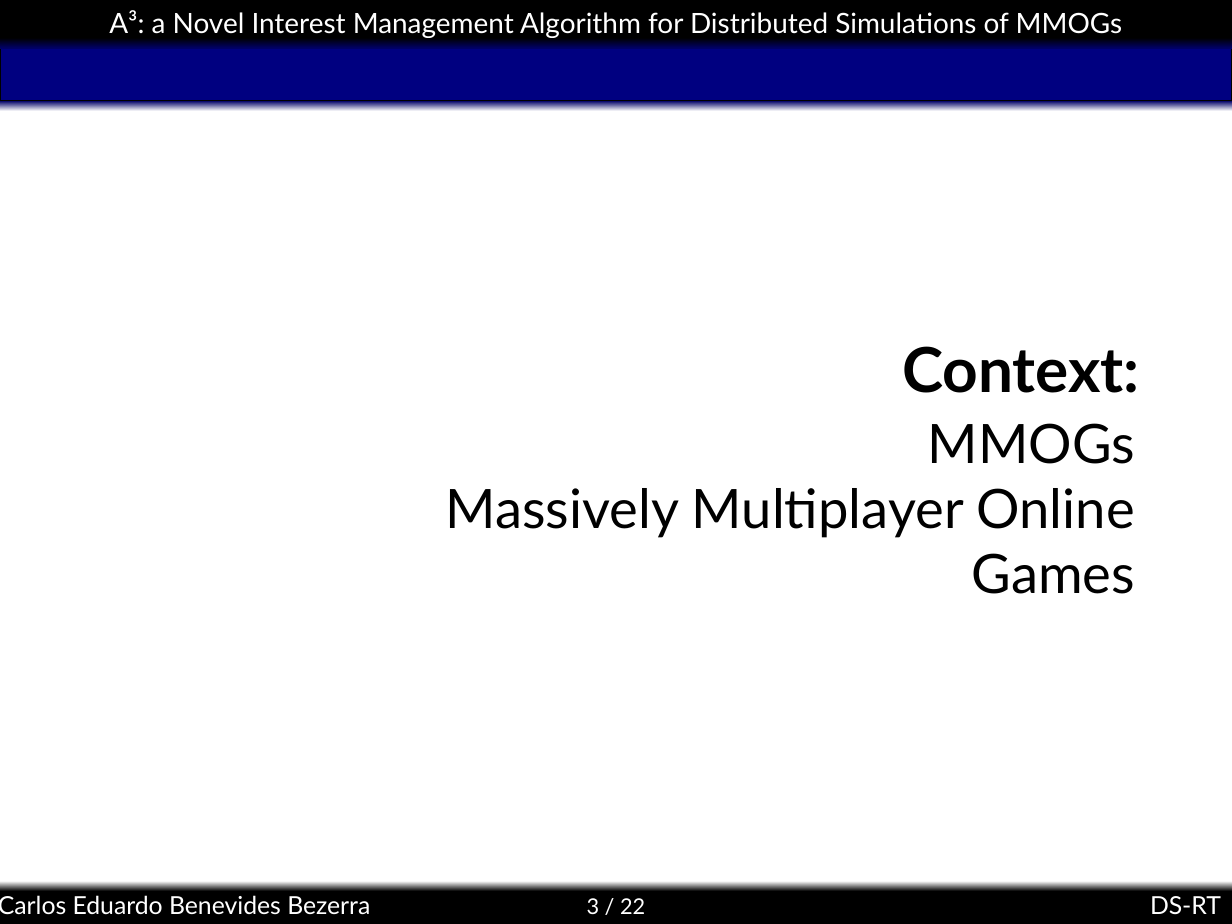
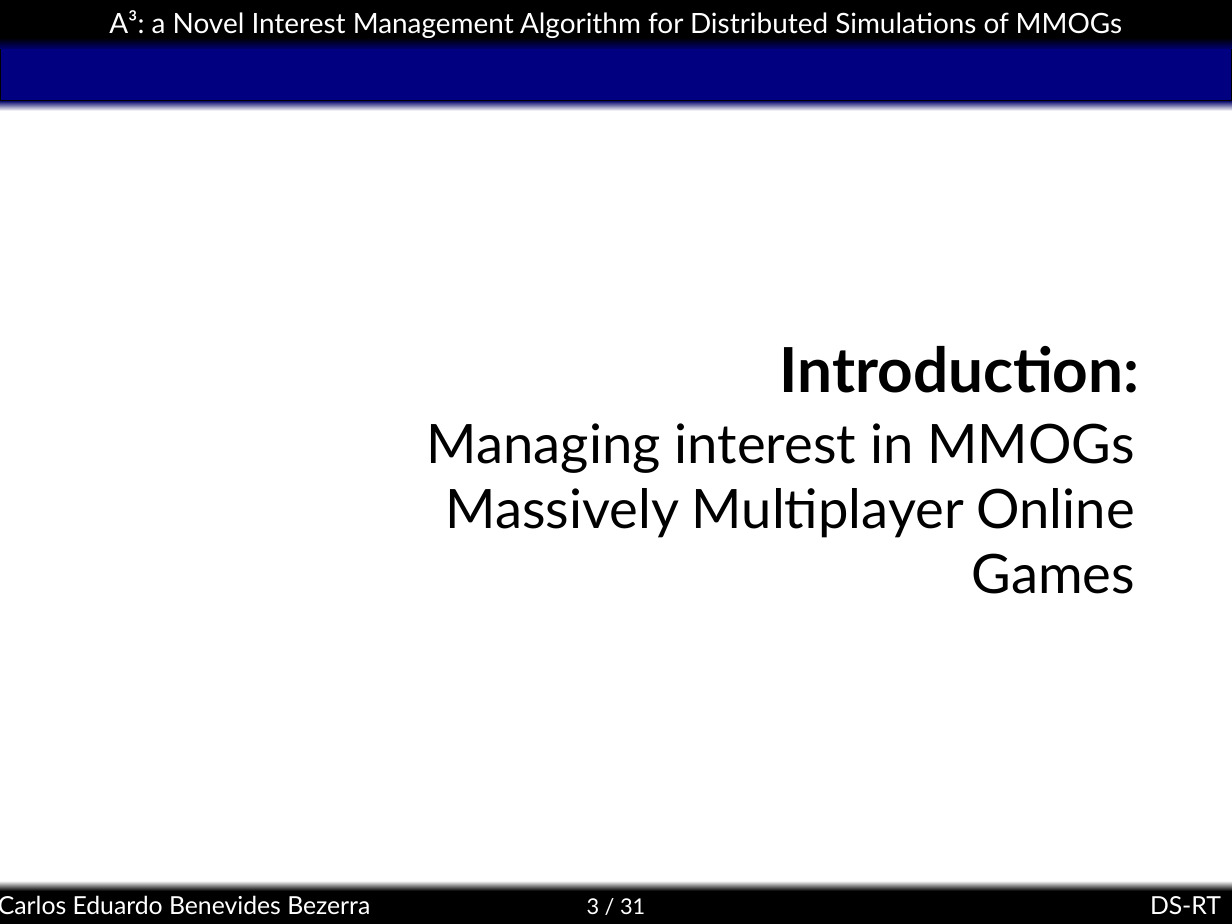
Before and after one commit to kdubezerra/kdubezerra, a slide deck: slide 3 of textos/dsrt/a3slides.ppt. Drawn at 1232x924 pixels with LibreOffice and Linux fonts; fonts in the diff are those of the drawing; background and template pictures are left out. Boxes give left, top, right and bottom in pixels: in the first picture for what was removed or moved away, otherwise in the second. Text is boxed around its words. In the diff, an @@ line names an element or a change of style, - is before the commit and + after.

```diff
--- a/textos/dsrt/a3slides.ppt
+++ b/textos/dsrt/a3slides.ppt
@@ title at (780, 346, 1140, 393): text changed @@
-Context:
+Introduction:
@@ subtitle at (427, 423, 1134, 473): text changed @@
-MMOGs
+Managing interest in MMOGs
@@ page number at (587, 898, 645, 914): text changed @@
-3 / 22
+3 / 31
```
Also in this commit, not shown: 14 other slides changed, 4 slides added, 4 slides removed.
